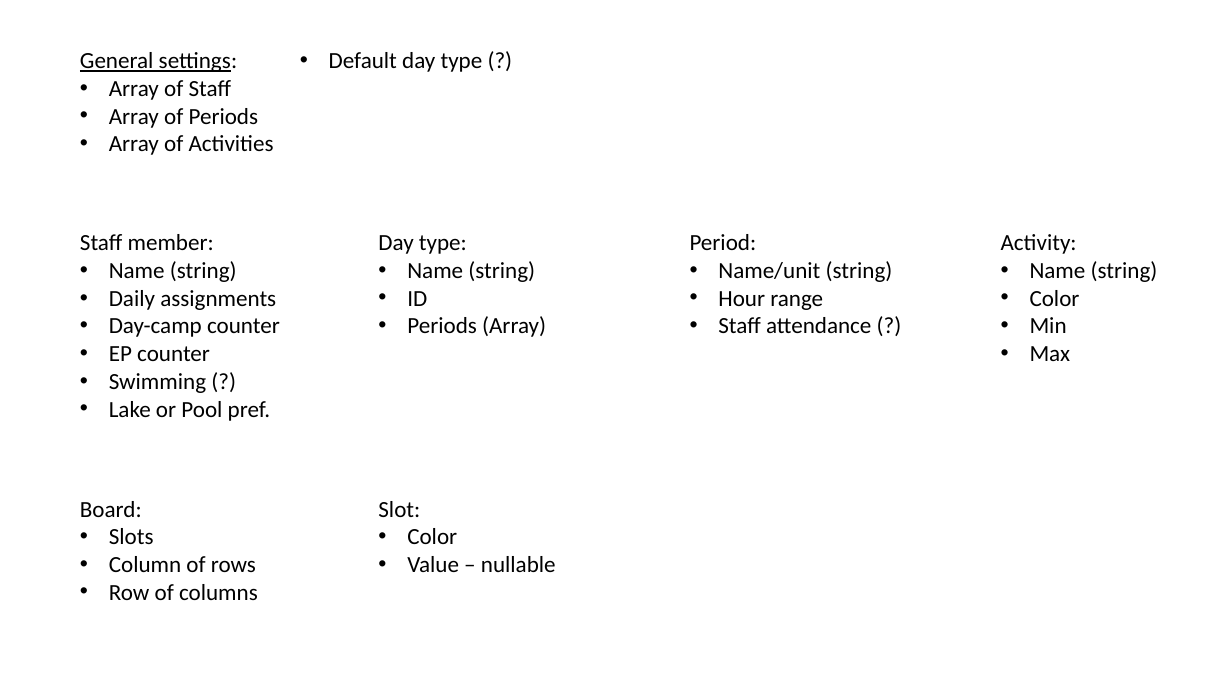
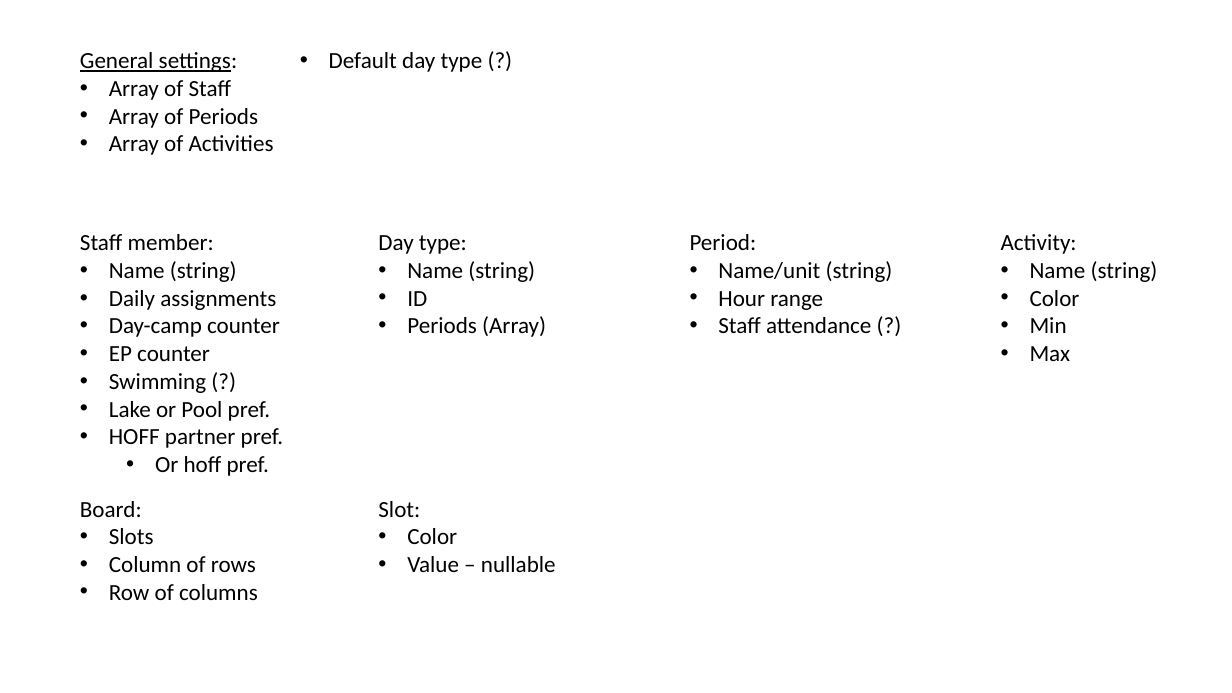
Before and after one commit to Hadar96/waterfront-scheduler, a slide deck: slide 2 of app design.pptx. Drawn at 1232x693 pixels with LibreOffice and Linux fonts; fonts in the diff are those of the drawing. Boxes give left, top, right and bottom in pixels: in the first picture for what was removed or moved away, otherwise in the second. Text is boxed around its words. In the diff, an @@ line names an element or a change of style, - is before the commit and + after.

```diff
--- a/app design.pptx
+++ b/app design.pptx
@@ text at (x1=109, y1=428, x2=283, y2=476): paragraphs added @@
+• HOFF partner pref.
+  • Or hoff pref.
```
Also in this commit, not shown: 1 other slide changed, 2 other files.
